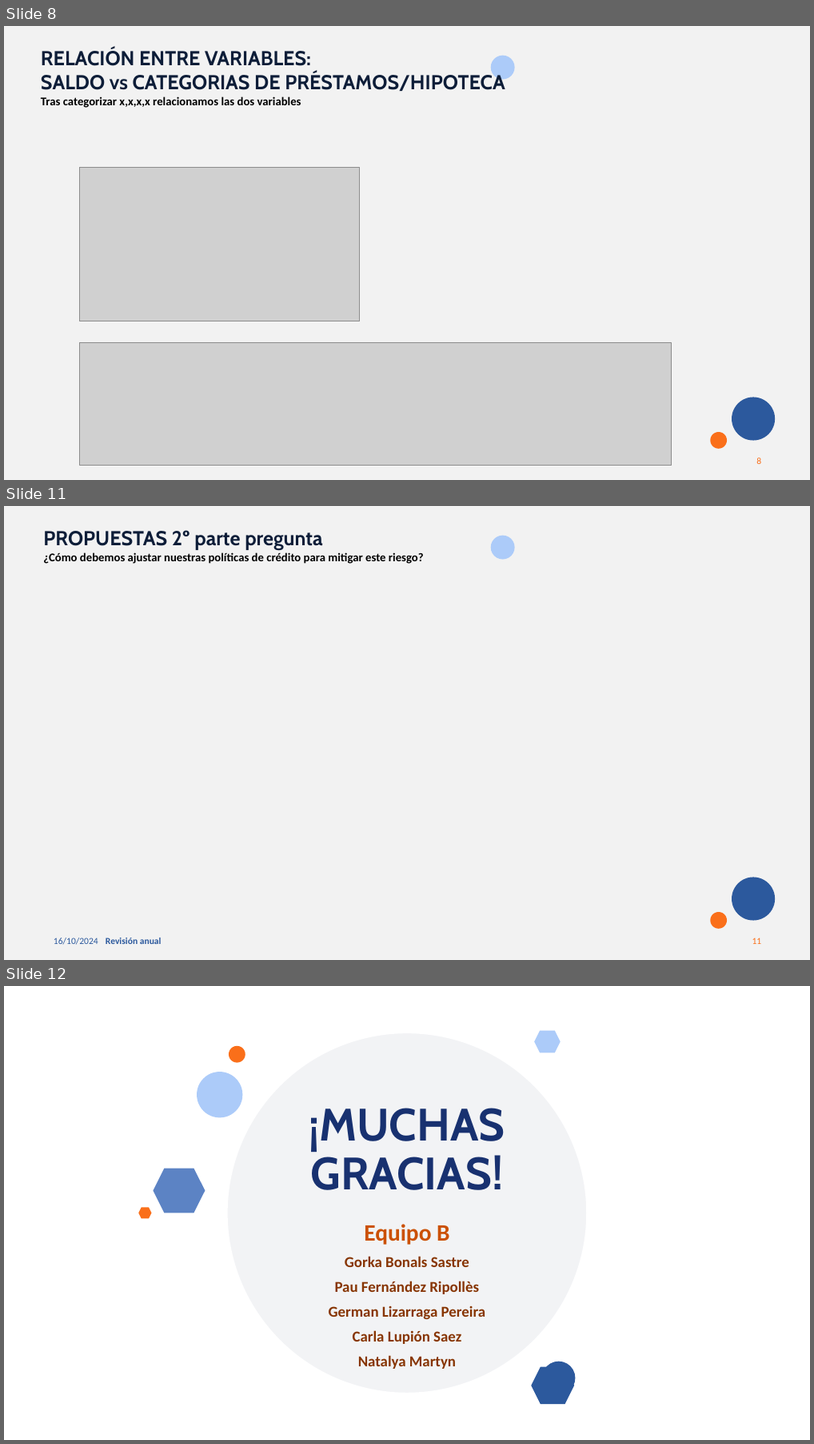
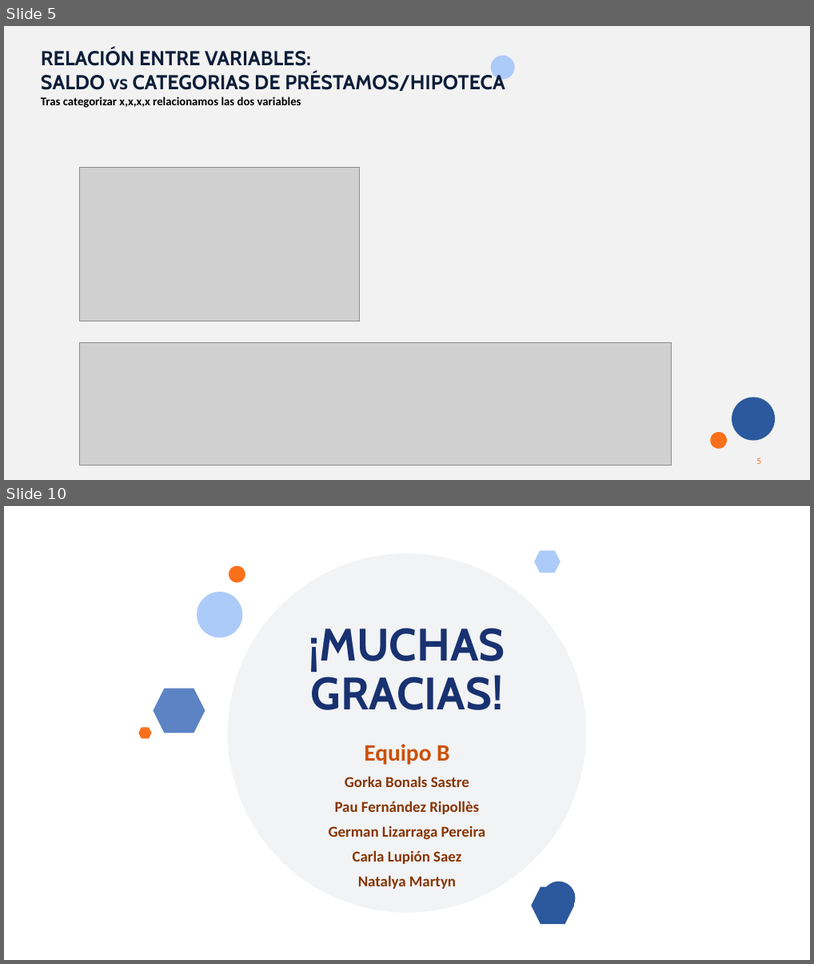
Before and after one commit to MarinaTorba/PersonalDataProrjects, a slide deck: Equip_B/results/S2_Presentacion_Finanzas.pptx. Shown one above the other, each under a label of ours: slides 8, 11 and 12 before the commit, slides 5 and 10 after it; the slides between them are not shown. The pictures are 814x1444 and 814x964 pixels, drawn with LibreOffice and Linux fonts; fonts in the diff are those of the drawing; grey boxes stand for pictures; background and template pictures are left out. Boxes give left, top, right and bottom in pixels: in the first picture for what was removed or moved away, otherwise in the second. Text is boxed around its words. In the diff, an @@ line names an element or a change of style, - is before the commit and + after.

Commit message:
conclusiones y propuestas

```diff
--- a/Equip_B/results/S2_Presentacion_Finanzas.pptx
+++ b/Equip_B/results/S2_Presentacion_Finanzas.pptx
@@ slide 11 removed at (4,506,810,960), background #F2F2F2; not listed: 6 template elements that a slide beside it also shows @@
@@ text removed at (43,530,424,564) @@
-PROPUESTAS 2º parte pregunta
-¿Cómo debemos ajustar nuestras políticas de crédito para mitigar este riesgo?
@@ what was slide 8 is now slide 5 @@
@@ page number at (757,457,762,464): text changed @@
-8
+5
@@ what was slide 12 is now slide 10 @@
```
Also in this commit, not shown: 3 slides changed, 3 slides added, 4 other slides removed, 1 other file.
